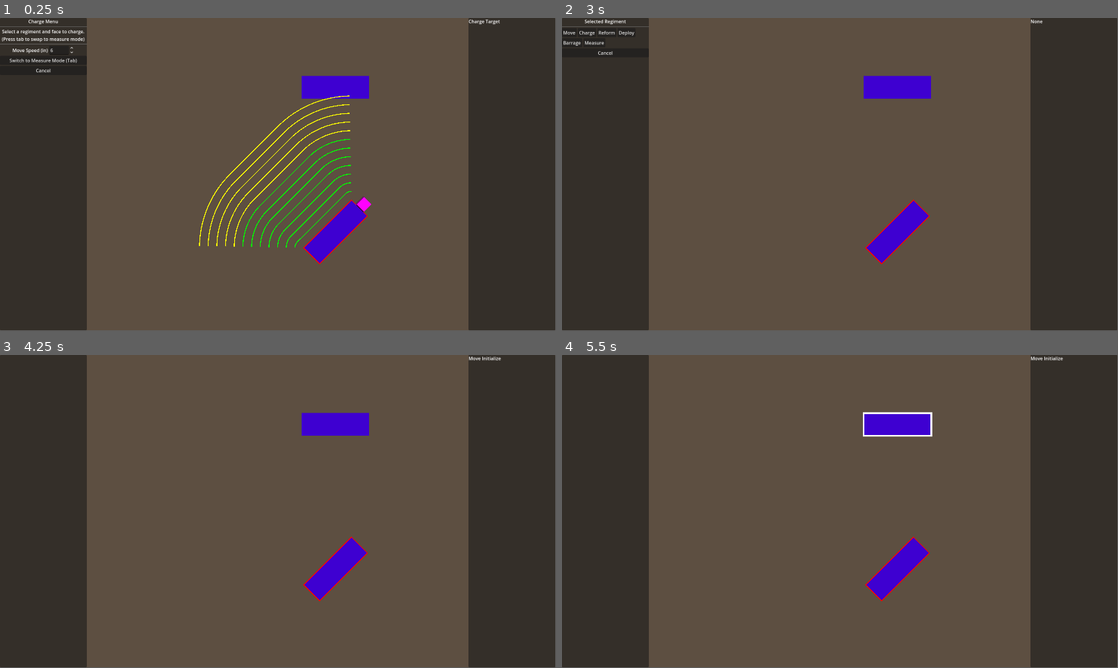
Above: before the commit, frames 1-4 (two rows, left to right).
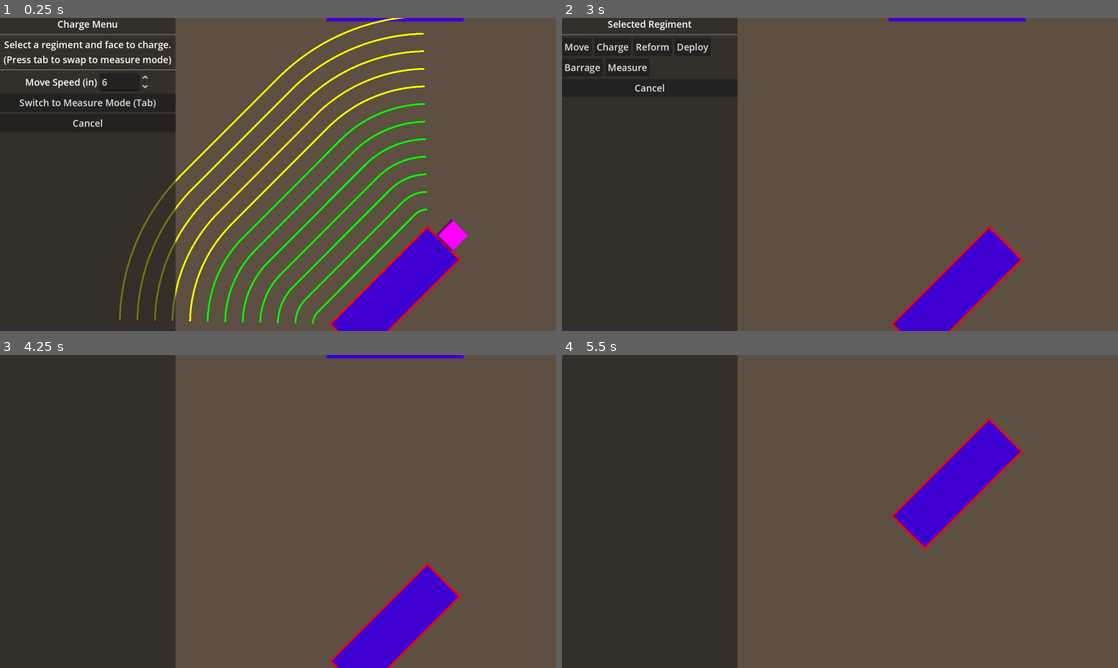
Above: after the commit, the same moments.

Repository: dcellucci/conqsim
Game: Godot game, scene res://game.tscn
Same seed, same stepped clock (60 frames per second), same inputs: the game is played once before the commit and once after it.
Inputs (mouse positions are in pixels of both pictures, inside the frame that each line leads up to; where the layout moved, square brackets give the same spot in the first picture):
- Up to frame 1 (0.25 s): no input
- Up to frame 2 (3 s): click (1012, 233) [923, 202] at 0.5 s; click (1012, 233) [923, 202] at 1.25 s; click (1012, 233) [923, 202] at 2 s; click "Cancel" at 2.75 s
- Up to frame 3 (4.25 s): click "Move" at 3.5 s
- Up to frame 4 (5.5 s): tap Enter at 4.25 s; move the mouse to (895, 567) at 4.27 s; hold Middle mouse button (DragCamera) 4.28-5.03 s; tap Space at 5 s; move the mouse to (895, 423) at 5.02 s; click (895, 423) at 5.1 s
In our replay, the window is 799x449 before the commit and 800x450 after it. These sizes can differ from the game's own. Grey fills any space a smaller window leaves; there, only what the larger window draws over its background counts as a difference.

The runs differ from the first frame. In frame 1, 43% of the frame differs, in the area x 0-100%, y 0-100%; in frame 2, 38%; in frame 3, 37%; in frame 4, 37%.

Commit message:
working dice roller

Diff:
--- a/ChargeUI.tscn
+++ b/ChargeUI.tscn
@@ -3,6 +3,7 @@
 [ext_resource type="Script" uid="uid://b6x83uxapckfr" path="res://charge_ui.gd" id="1_wyj16"]
 
 [node name="ChargeMenu" type="VBoxContainer"]
+visible = false
 offset_right = 110.0
 offset_bottom = 23.0
 script = ExtResource("1_wyj16")
--- a/charge_ui.gd
+++ b/charge_ui.gd
@@ -49,15 +49,15 @@
 
 	# Snap to Stand Button should only be visible when we are determining frontage
 	$SnapToStandButton.visible = (UiStateMachine.ui_state_machine.state == UiStateMachine.UIState.CHARGE_FRONTAGE)
+	# The toggle state of the button should match the current gamestate flag value for snap to stand
 	$SnapToStandButton.button_pressed = GameState.charge_snap_frontage
-	# The Spinbox range value should match the selected regiment's barrage range
-	# The move box should only be visible if we are in charge state but we
-	# also aren't in a charge measure mode
+
+	# The Spinbox range value should match the selected regiment's move value
+	# The move box should only be visible if we are in a state where the charge hud would
+	# be present
 	$MoveSpinRow.visible = UiStateMachine.ui_state_machine.is_charge_hud_state()
 	$MoveSpinRow/MoveSpinBox.value = GameState.selected_regiment.move
 
-	# The check button value for fluid formation should likewise match the
-	# selected regiment
 	$CycleMeasureModeButton.visible = UiStateMachine.ui_state_machine.is_charge_measure_state()
 	match UiStateMachine.ui_state_machine.state:
 		UiStateMachine.UIState.CHARGE_MEASURE_SNAP_FACE:
--- a/project.godot
+++ b/project.godot
@@ -29,6 +29,7 @@
 
 window/size/viewport_width=1920
 window/size/viewport_height=1080
+window/stretch/scale=2.02
 
 [input]
 
